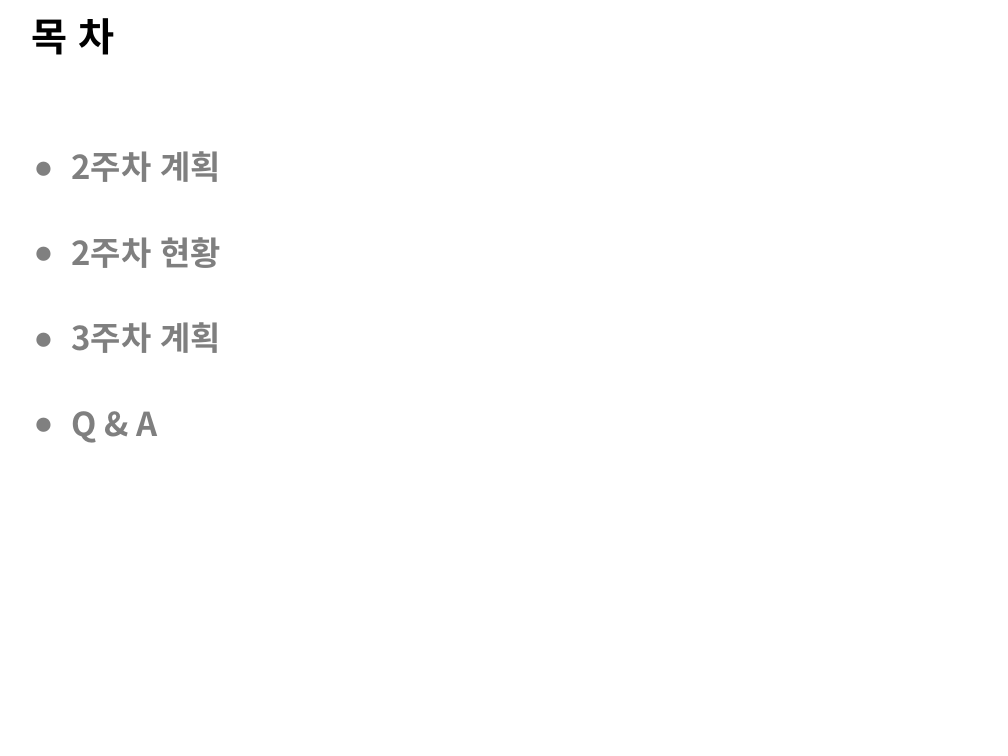
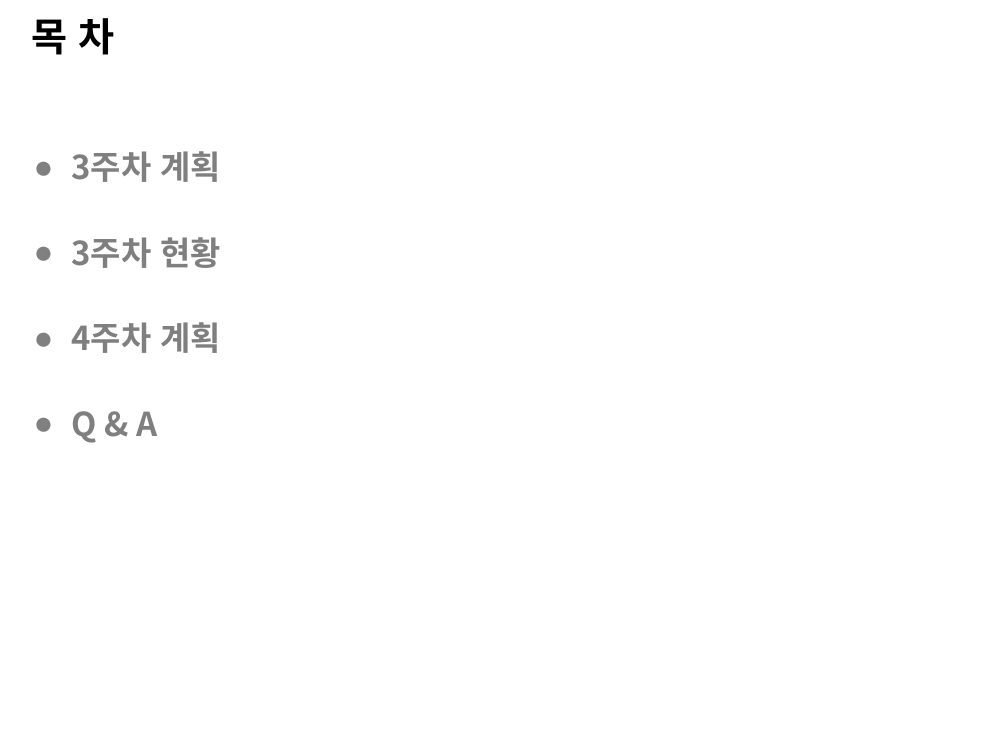
Before and after one commit to KimGumin/security119, a slide deck: slide 2 of 2020-01-20-김구민.pptx. Drawn at 1008x756 pixels with LibreOffice and Linux fonts; fonts in the diff are those of the drawing; background and template pictures are left out. Boxes give left, top, right and bottom in pixels: in the first picture for what was removed or moved away, otherwise in the second. Text is boxed around its words. In the diff, an @@ line names an element or a change of style, - is before the commit and + after.

```diff
--- a/2020-01-20-김구민.pptx
+++ b/2020-01-20-김구민.pptx
@@ text at box(72, 151, 222, 268): paragraphs removed @@
-● 2주차 계획
-● 2주차 현황
@@ text at box(72, 237, 222, 353): paragraphs added @@
+● 3주차 현황
+● 4주차 계획
```
Also in this commit, not shown: 4 other slides changed, 2 other files.
